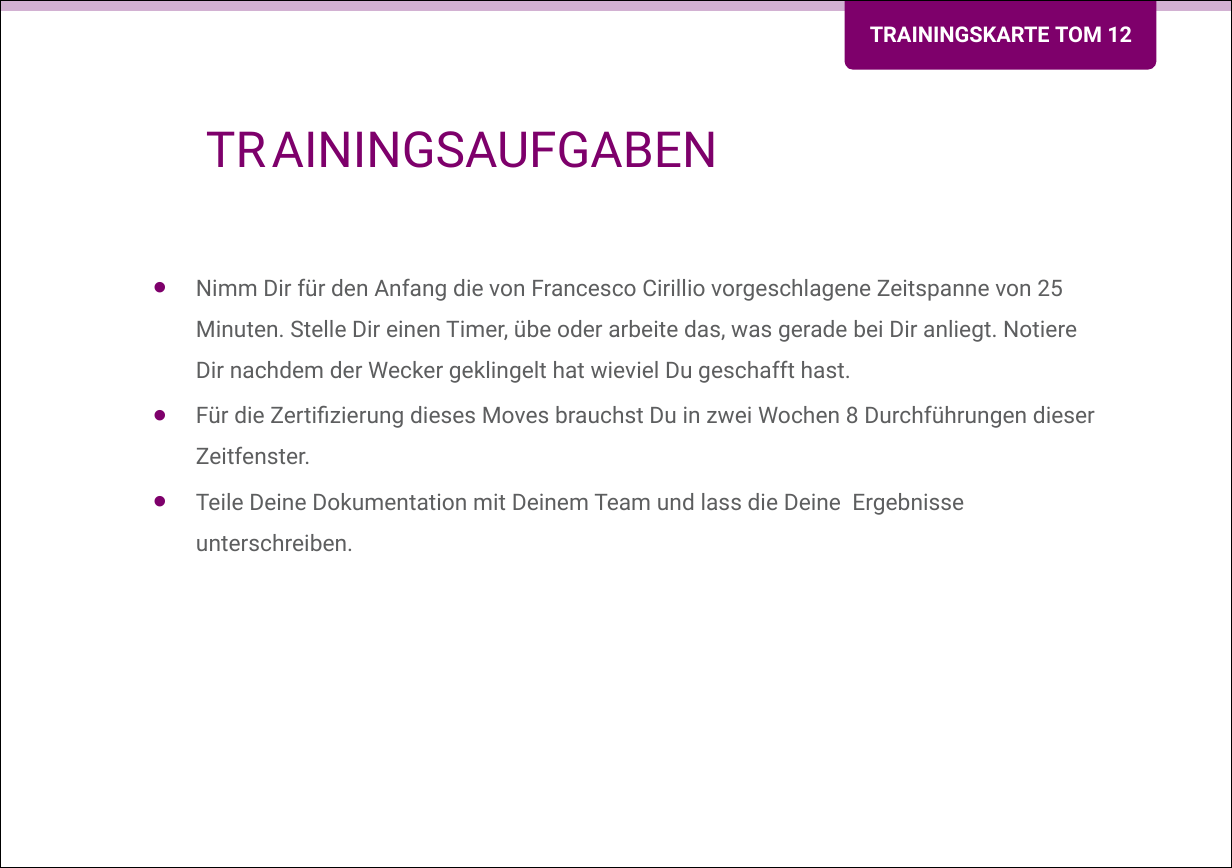
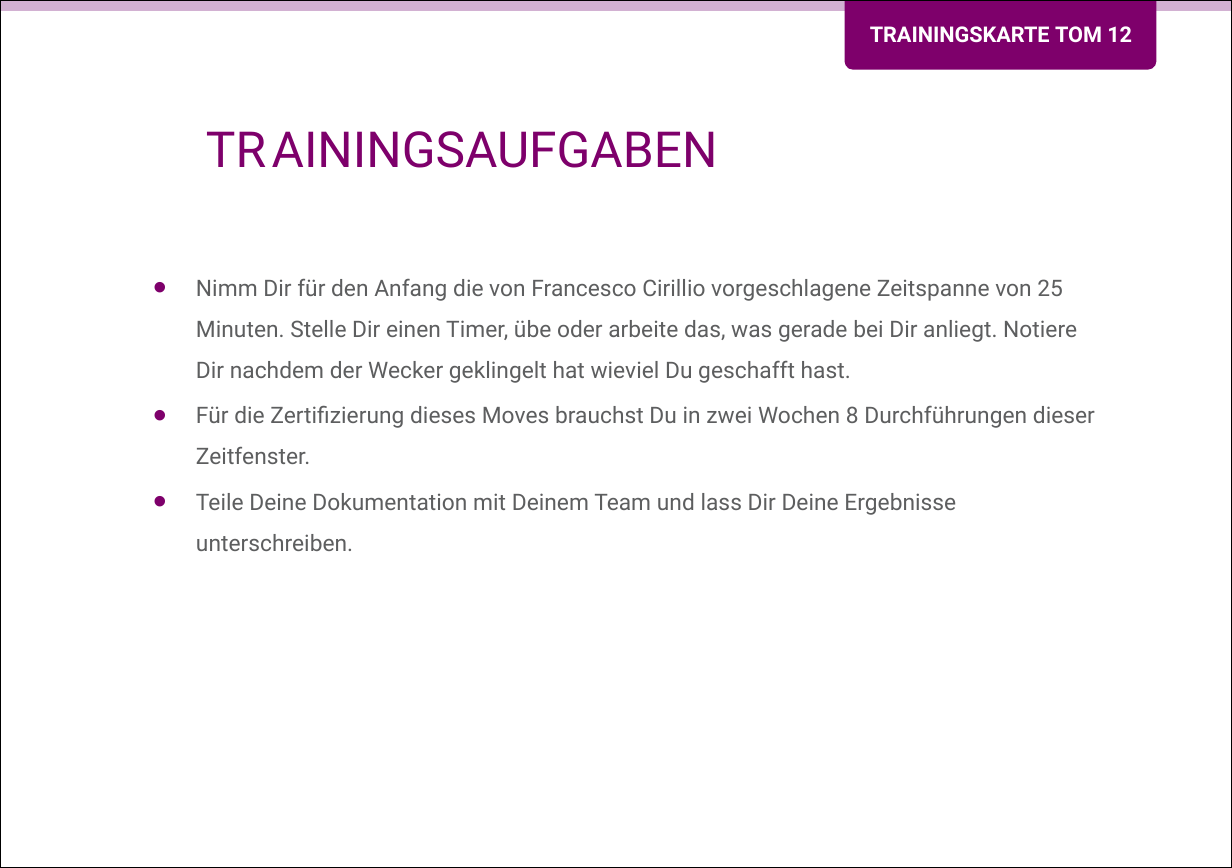
Before and after one commit to Teamtool/training-materials, a slide deck: slide 2 of music moves/Tomatoes (TOM)/ger/apprentice/ger_TOM_12_Was_passt_in_eine_Tomate_MM_A.pptx. Drawn at 1232x868 pixels with LibreOffice and Linux fonts; fonts in the diff are those of the drawing; background and template pictures are left out. Boxes give left, top, right and bottom in pixels: in the first picture for what was removed or moved away, otherwise in the second. Text is boxed around its words. In the diff, an @@ line names an element or a change of style, - is before the commit and + after.

Commit message:
TOM 12 überarbeitet

```diff
--- a/music moves/Tomatoes (TOM)/ger/apprentice/ger_TOM_12_Was_passt_in_eine_Tomate_MM_A.pptx
+++ b/music moves/Tomatoes (TOM)/ger/apprentice/ger_TOM_12_Was_passt_in_eine_Tomate_MM_A.pptx
@@ text at box(196, 493, 956, 551): text changed @@
-• Teile Deine Dokumentation mit Deinem Team und lass die Deine Ergebnisse unterschreiben.
+• Teile Deine Dokumentation mit Deinem Team und lass Dir Deine Ergebnisse unterschreiben.
```
